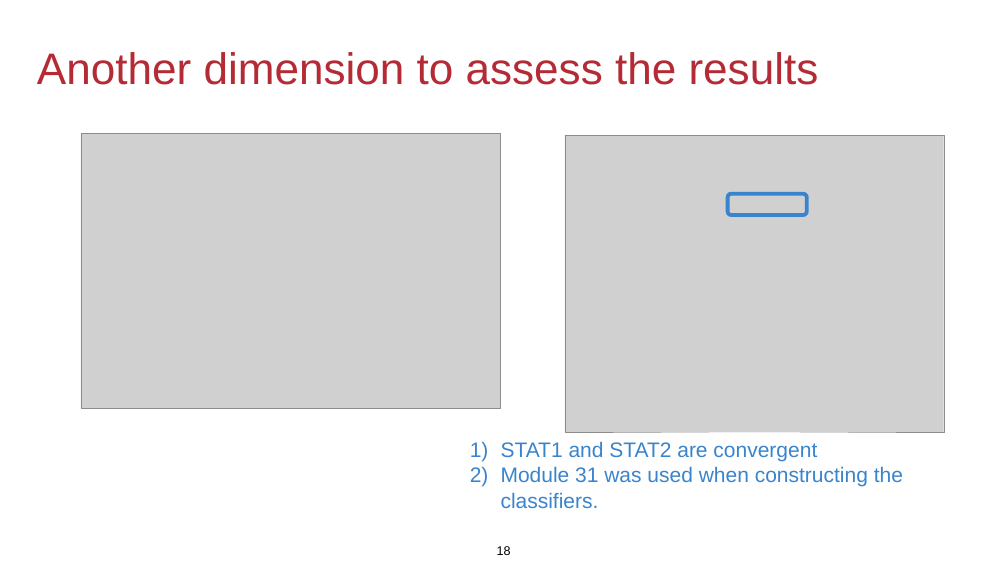
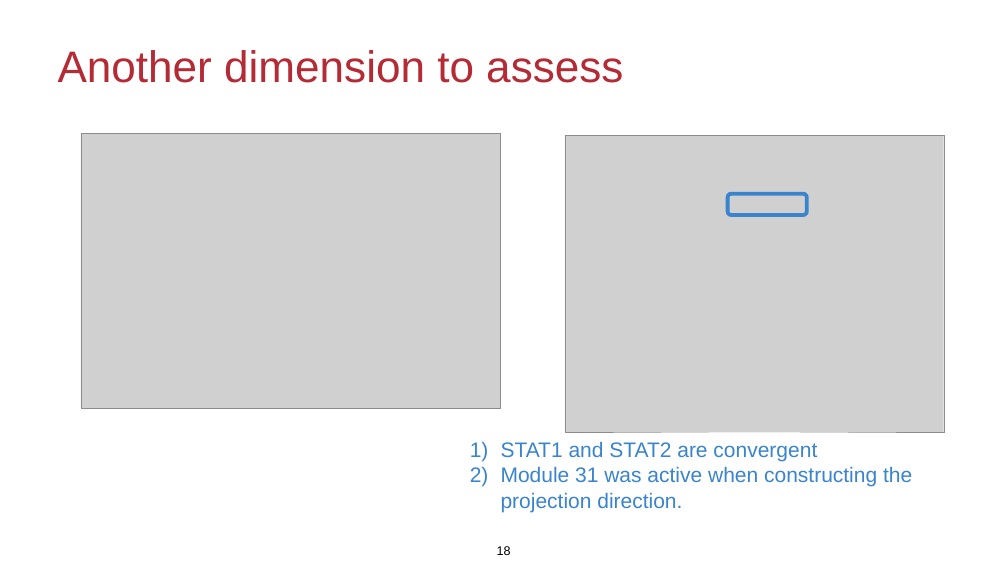
Before and after one commit to terrytianyuzhang/genetic_convergence, a slide deck: slide 18 of presentation/EcoStat2025.pptx. Drawn at 1008x567 pixels with LibreOffice and Linux fonts; fonts in the diff are those of the drawing; grey boxes stand for pictures. Boxes give left, top, right and bottom in pixels: in the first picture for what was removed or moved away, otherwise in the second. Text is boxed around its words. In the diff, an @@ line names an element or a change of style, - is before the commit and + after.

```diff
--- a/presentation/EcoStat2025.pptx
+++ b/presentation/EcoStat2025.pptx
@@ text at <box>58,50,623,83</box>: text changed @@
-Another dimension to assess the results
+Another dimension to assess
@@ text at <box>501,466,912,512</box>: text changed @@
-2) Module 31 was used when constructing the classifiers.
+2) Module 31 was active when constructing the projection direction.
```
Also in this commit, not shown: 18 other slides changed, 15 other files.
